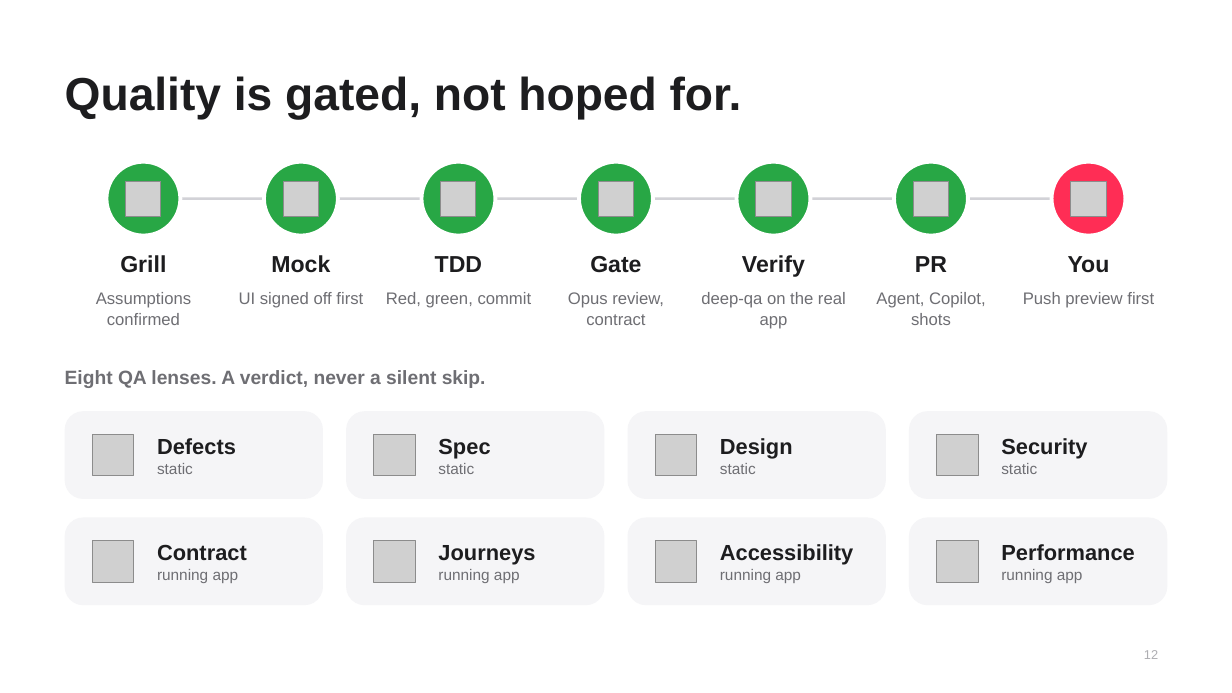
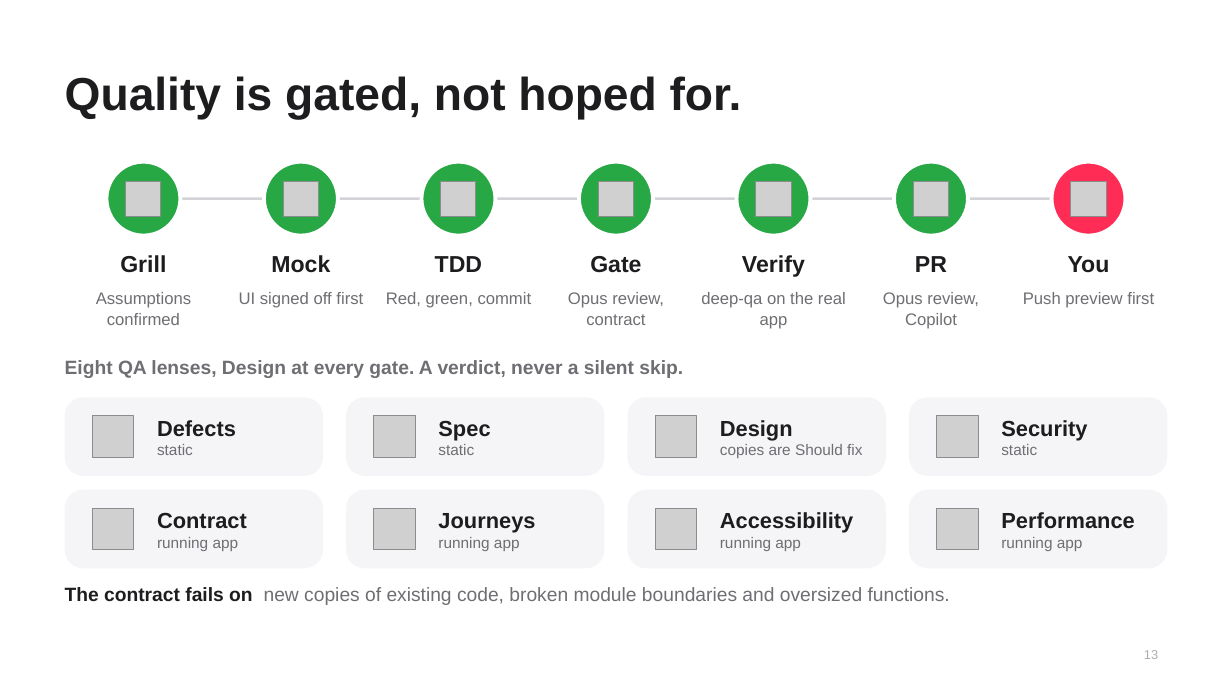
Before and after one commit to warriv93/podium-dashboard, a slide deck: slide 13 of docs/podium-deck.pptx (slide 12 before the commit). Drawn at 1232x693 pixels with LibreOffice and Linux fonts; fonts in the diff are those of the drawing; grey boxes stand for pictures. Boxes give left, top, right and bottom in pixels: in the first picture for what was removed or moved away, otherwise in the second. Text is boxed around its words. In the diff, an @@ line names an element or a change of style, - is before the commit and + after.

```diff
--- a/docs/podium-deck.pptx
+++ b/docs/podium-deck.pptx
@@ text at (x1=883, y1=292, x2=979, y2=329): text changed @@
-Agent, Copilot, shots
+Opus review, Copilot
@@ text at (x1=65, y1=360, x2=683, y2=378): text changed @@
-Eight QA lenses. A verdict, never a silent skip.
+Eight QA lenses, Design at every gate. A verdict, never a silent skip.
@@ rounded rectangle resized from (x1=65, y1=411, x2=323, y2=499) to (x1=65, y1=397, x2=323, y2=476) @@
@@ text "Defects" moved from (x1=157, y1=438, x2=236, y2=474) to (x1=157, y1=420, x2=236, y2=455) @@
@@ rounded rectangle resized from (x1=347, y1=411, x2=605, y2=499) to (x1=347, y1=397, x2=605, y2=476) @@
@@ text "Spec" moved from (x1=438, y1=438, x2=490, y2=474) to (x1=438, y1=420, x2=490, y2=455) @@
@@ rounded rectangle resized from (x1=628, y1=411, x2=886, y2=499) to (x1=628, y1=397, x2=886, y2=476) @@
@@ text "Design" moved from (x1=720, y1=438, x2=793, y2=474) to (x1=720, y1=420, x2=862, y2=458) @@
@@ rounded rectangle resized from (x1=909, y1=411, x2=1168, y2=499) to (x1=909, y1=397, x2=1168, y2=476) @@
@@ 4 pictures moved together from (x1=92, y1=434, x2=979, y2=476) to (x1=92, y1=416, x2=979, y2=457) @@
@@ text "Security" moved from (x1=1001, y1=438, x2=1087, y2=474) to (x1=1001, y1=420, x2=1087, y2=455) @@
@@ text at (x1=720, y1=444, x2=862, y2=458): text changed @@
-static
+copies are Should fix
@@ rounded rectangle resized from (x1=65, y1=518, x2=323, y2=605) to (x1=65, y1=490, x2=323, y2=568) @@
@@ text "Contract" moved from (x1=157, y1=544, x2=247, y2=583) to (x1=157, y1=512, x2=247, y2=551) @@
@@ rounded rectangle resized from (x1=347, y1=518, x2=605, y2=605) to (x1=347, y1=490, x2=605, y2=568) @@
@@ text "Journeys" moved from (x1=438, y1=545, x2=535, y2=583) to (x1=438, y1=513, x2=535, y2=551) @@
@@ rounded rectangle resized from (x1=628, y1=518, x2=886, y2=605) to (x1=628, y1=490, x2=886, y2=568) @@
@@ text "Accessibility" moved from (x1=720, y1=544, x2=853, y2=583) to (x1=720, y1=512, x2=853, y2=551) @@
@@ proportions changed in 8 elements at (x1=65, y1=397, x2=323, y2=476), (x1=347, y1=397, x2=605, y2=476), (x1=628, y1=397, x2=886, y2=476), (x1=909, y1=397, x2=1168, y2=476), (x1=65, y1=490, x2=323, y2=568), (x1=347, y1=490, x2=605, y2=568), (x1=628, y1=490, x2=886, y2=568), (x1=909, y1=490, x2=1168, y2=568) @@
@@ rounded rectangle resized from (x1=909, y1=518, x2=1168, y2=605) to (x1=909, y1=490, x2=1168, y2=568) @@
@@ 4 pictures moved together from (x1=92, y1=541, x2=979, y2=582) to (x1=92, y1=508, x2=979, y2=550) @@
@@ text "Performance" moved from (x1=1001, y1=544, x2=1134, y2=583) to (x1=1001, y1=512, x2=1134, y2=551) @@
@@ text added at (x1=65, y1=587, x2=950, y2=605), 15 pt, text #6E6E73 @@
+The contract fails on new copies of existing code, broken module boundaries and oversized functions.
```
Also in this commit, not shown: 5 other slides changed, 2 slides added, 3 other files.
